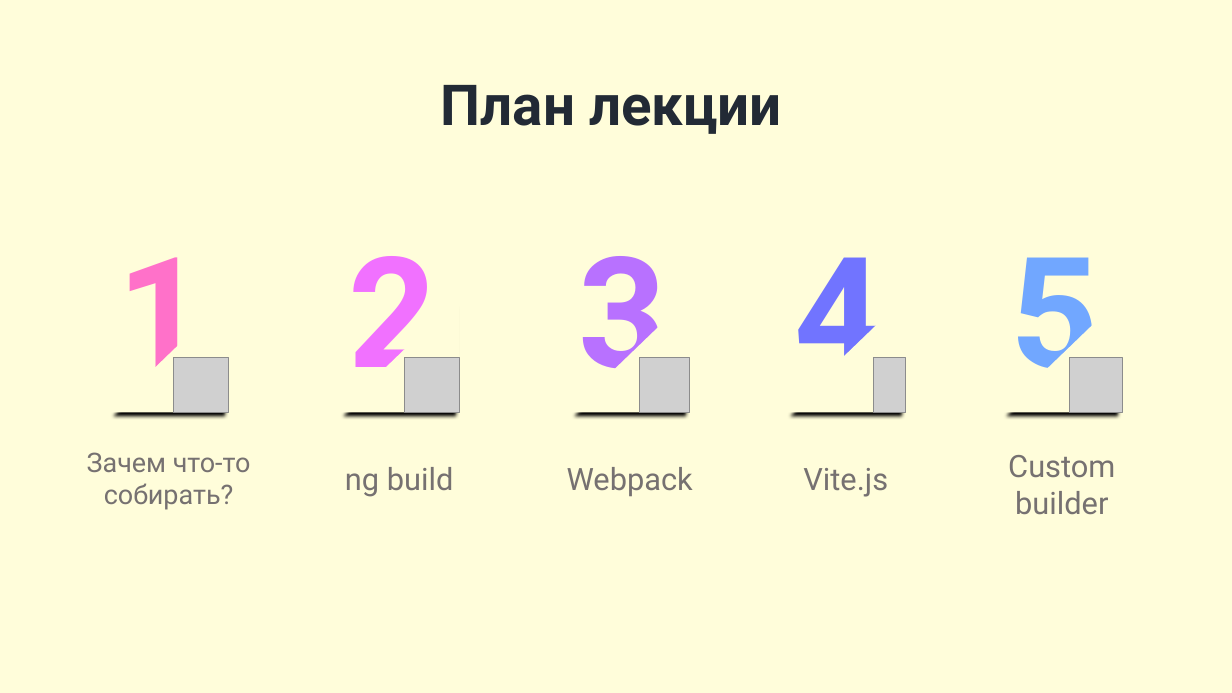
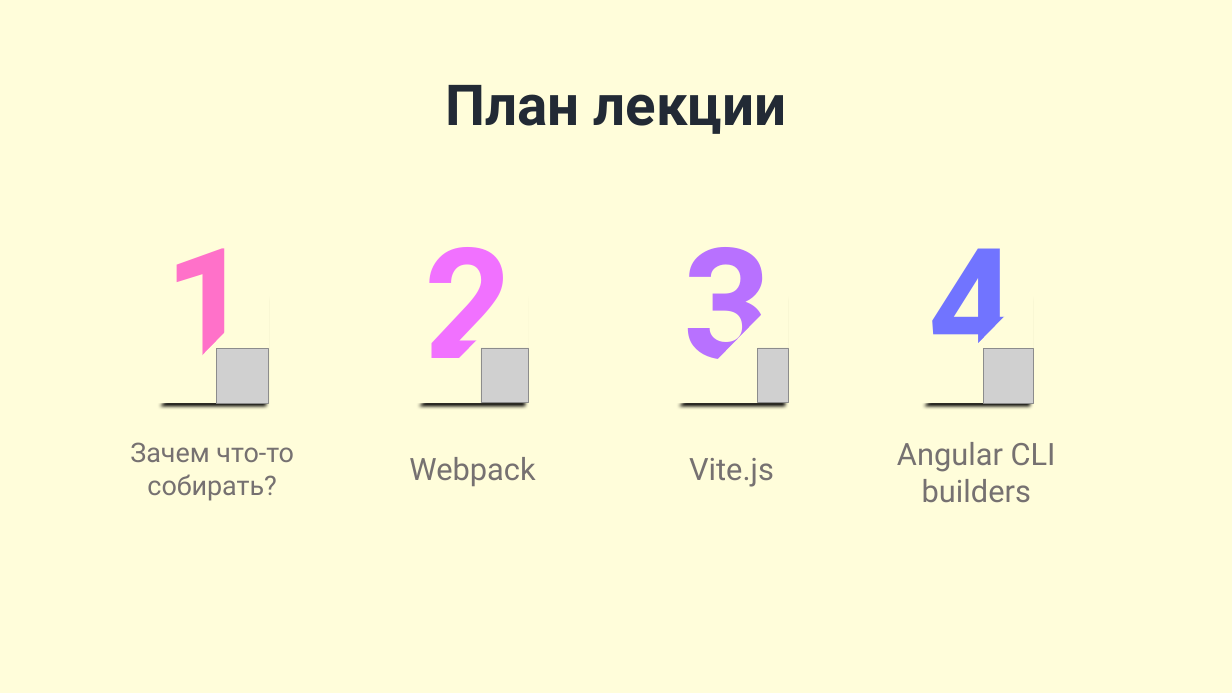
Before and after one commit to kheruvimovv/obsidian-vault, a slide deck: slide 2 of my-brain/Лекция GS/Сборка Angular приложения.pptx. Drawn at 1232x693 pixels with LibreOffice and Linux fonts; fonts in the diff are those of the drawing; grey boxes stand for pictures. Boxes give left, top, right and bottom in pixels: in the first picture for what was removed or moved away, otherwise in the second. Text is boxed around its words. In the diff, an @@ line names an element or a change of style, - is before the commit and + after.

```diff
--- a/my-brain/Лекция GS/Сборка Angular приложения.pptx
+++ b/my-brain/Лекция GS/Сборка Angular приложения.pptx
@@ text "План лекции": place and size @@
-text "План лекции" at (441, 85, 782, 134)
+text "План лекции" at (445, 85, 786, 134)
@@ text "1": place and size @@
-text "1" at (117, 257, 205, 403)
+text "1" at (165, 248, 253, 394)
@@ text "2": place and size @@
-text "2" at (348, 256, 436, 403)
+text "2" at (424, 247, 512, 394)
@@ text "3": place and size @@
-text "3" at (579, 256, 667, 403)
+text "3" at (684, 247, 772, 394)
@@ text "4": place and size @@
-text "4" at (795, 257, 883, 403)
+text "4" at (929, 248, 1017, 394)
@@ right triangle: place and size @@
-right triangle at (109, 296, 229, 412)
+right triangle at (156, 287, 269, 403)
@@ right triangle: place and size @@
-right triangle at (339, 296, 459, 412)
+right triangle at (415, 287, 529, 403)
@@ right triangle: place and size @@
-right triangle at (570, 296, 690, 412)
+right triangle at (675, 287, 789, 403)
@@ right triangle: place and size @@
-right triangle at (787, 296, 907, 412)
+right triangle at (920, 287, 1034, 403)
@@ picture: place and size @@
-picture at (174, 358, 228, 412)
+picture at (217, 348, 269, 403)
@@ picture: place and size @@
-picture at (640, 358, 690, 412)
+picture at (482, 348, 530, 403)
@@ picture: place and size @@
-picture at (873, 358, 906, 412)
+picture at (758, 348, 788, 403)
@@ picture: place and size @@
-picture at (1070, 358, 1123, 413)
+picture at (984, 348, 1033, 404)
@@ text "Зачем что-то собирать?": place and size @@
-text "Зачем что-то собирать?" at (87, 452, 251, 510)
+text "Зачем что-то собирать?" at (130, 442, 294, 501)
@@ text "Webpack": place and size @@
-text "Webpack" at (567, 467, 693, 496)
+text "Webpack" at (409, 457, 535, 486)
@@ text "Vite.js": place and size @@
-text "Vite.js" at (803, 468, 888, 497)
+text "Vite.js" at (689, 458, 774, 487)
@@ text added at (897, 442, 1056, 502), 24 pt, text #767171 @@
+Angular CLI builders
@@ group removed at (345, 257, 1122, 514): 3 texts, 1 right triangle, 1 picture @@
-5
-ng build
-Custom builder
```
Also in this commit, not shown: 4 slides added, 6 other files.
